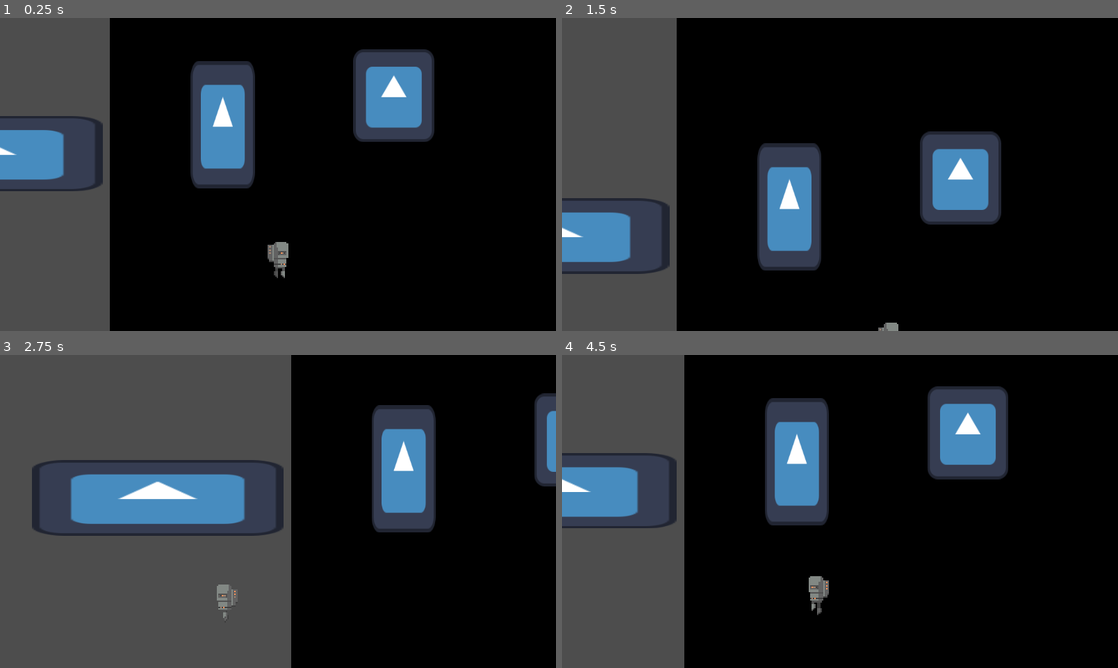
Above: before the commit, frames 1-4 (two rows, left to right).
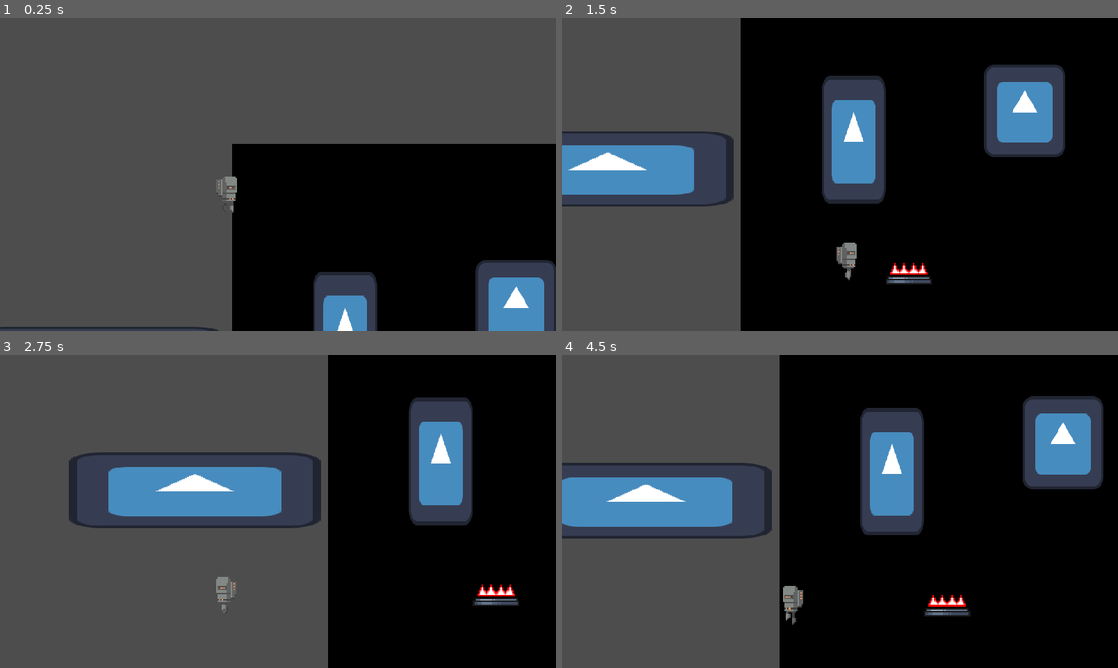
Above: after the commit, the same moments.

Repository: ricklusuardi/BuiltToScale2024
Game: Godot game, scene res://world.tscn
Two runs of this game, one before a commit and one after it. Both use one fixed random seed, a clock stepped at 60 frames per second and the inputs below. This scene is started directly instead of the project's main scene. The engine's default icon, where the game draws it, is replaced by a stand-in: a white triangle on a blue panel in a dark square.
Inputs:
- Up to frame 1 (0.25 s): no input
- Up to frame 2 (1.5 s): hold Right (ui_right) from 0.53 s (still down)
- Up to frame 3 (2.75 s): release Right (ui_right) at 2.03 s; hold Left (ui_left) from 2.03 s (still down)
- Up to frame 4 (4.5 s): release Left (ui_left) at 2.78 s; hold Right (ui_right) 2.78-4.28 s; hold Left (ui_left) from 4.28 s (still down)

The runs differ from the first frame. In frame 1, 51% of the frame differs, in the area x 0-100%, y 0-100%; in frame 2, 36%; in frame 3, 21%; in frame 4, 37%.

Commit message:
pushed test scene for new level workflow
also animated spikes
other stuff was done as well

Diff:
--- a/Level_End.tscn
+++ b/Level_End.tscn
@@ -1,23 +1,24 @@
 [gd_scene load_steps=5 format=3 uid="uid://ibm86xb3p6nq"]
 
 [ext_resource type="Script" path="res://Level_End.gd" id="1_g1ggk"]
-[ext_resource type="Texture2D" uid="uid://cph162th5vbs1" path="res://icon.svg" id="2_cyl41"]
 [ext_resource type="PackedScene" uid="uid://dgk0yj24ju0pi" path="res://WinScreen.tscn" id="2_e7jdy"]
+[ext_resource type="Texture2D" uid="uid://dqi1ixcji21ml" path="res://sprite/science lab/Tiles/tile075.png" id="4_6n1la"]
 
 [sub_resource type="RectangleShape2D" id="RectangleShape2D_rpq22"]
-size = Vector2(24, 283)
+size = Vector2(28, 274)
 
 [node name="LevelEnd" type="Area2D"]
 script = ExtResource("1_g1ggk")
 win_screen = ExtResource("2_e7jdy")
 
 [node name="CollisionShape2D" type="CollisionShape2D" parent="."]
-position = Vector2(0, -131.5)
+position = Vector2(0, -120)
 shape = SubResource("RectangleShape2D_rpq22")
 
-[node name="Sprite2D" type="Sprite2D" parent="CollisionShape2D"]
-position = Vector2(3, 7.5)
-scale = Vector2(0.242188, 2.11328)
-texture = ExtResource("2_cyl41")
+[node name="Tile075" type="Sprite2D" parent="CollisionShape2D"]
+position = Vector2(-77, 73)
+scale = Vector2(4, 4)
+texture = ExtResource("4_6n1la")
+flip_h = true
 
 [connection signal="body_entered" from="." to="." method="_on_body_entered"]
--- a/ScienceTilemap.tscn
+++ b/ScienceTilemap.tscn
@@ -1,7 +1,6 @@
-[gd_scene load_steps=5 format=3 uid="uid://bj4eqmbqr5u00"]
+[gd_scene load_steps=4 format=3 uid="uid://bj4eqmbqr5u00"]
 
 [ext_resource type="Texture2D" uid="uid://clbx2fb4qef6q" path="res://sprite/science lab/level_tileset.png" id="1_40w1y"]
-[ext_resource type="PackedScene" uid="uid://bawshwc6vy2s6" path="res://Chara.tscn" id="2_doweo"]
 
 [sub_resource type="TileSetAtlasSource" id="TileSetAtlasSource_dqoe3"]
 texture = ExtResource("1_40w1y")
@@ -412,7 +411,3 @@
 scale = Vector2(1.00155, 1.17016)
 tile_set = SubResource("TileSet_g43ut")
 format = 2
-layer_0/tile_data = PackedInt32Array(196609, 327681, 0, 196610, 393217, 0, 196611, 393217, 0, 196612, 393217, 0, 196613, 393217, 0, 196614, 393217, 0, 196615, 393217, 0, 196616, 393217, 0, 196617, 393217, 0, 196618, 393217, 0, 196619, 393217, 0, 196620, 458753, 0)
-
-[node name="Node2D" parent="." instance=ExtResource("2_doweo")]
-position = Vector2(186.71, 48.7113)
--- /dev/null
+++ b/level_ingredients.tscn
@@ -0,0 +1,19 @@
+[gd_scene load_steps=6 format=3 uid="uid://blg5406nu6s02"]
+
+[ext_resource type="PackedScene" uid="uid://ibm86xb3p6nq" path="res://Level_End.tscn" id="1_cp5dg"]
+[ext_resource type="PackedScene" uid="uid://p8ee8bjvhx4d" path="res://spikes.tscn" id="2_63wah"]
+[ext_resource type="PackedScene" uid="uid://smutpl3j4mml" path="res://pedana.tscn" id="3_020f1"]
+
+[sub_resource type="TileSetScenesCollectionSource" id="TileSetScenesCollectionSource_3tbn7"]
+scenes/1/scene = ExtResource("1_cp5dg")
+scenes/2/scene = ExtResource("2_63wah")
+scenes/3/scene = ExtResource("3_020f1")
+
+[sub_resource type="TileSet" id="TileSet_48126"]
+tile_size = Vector2i(32, 32)
+sources/0 = SubResource("TileSetScenesCollectionSource_3tbn7")
+
+[node name="LevelIngredients" type="TileMap"]
+position = Vector2(0, -1)
+tile_set = SubResource("TileSet_48126")
+format = 2
--- a/project.godot
+++ b/project.godot
@@ -72,3 +72,7 @@
 "events": [Object(InputEventKey,"resource_local_to_scene":false,"resource_name":"","device":0,"window_id":0,"alt_presse …(181 unchanged characters)…
 ]
 }
+
+[rendering]
+
+textures/canvas_textures/default_texture_filter=0
--- a/spikes.tscn
+++ b/spikes.tscn
@@ -1,13 +1,100 @@
-[gd_scene load_steps=2 format=3 uid="uid://p8ee8bjvhx4d"]
+[gd_scene load_steps=15 format=3 uid="uid://p8ee8bjvhx4d"]
 
 [ext_resource type="Script" path="res://Spikes.gd" id="1_fblfj"]
+[ext_resource type="Texture2D" uid="uid://bej65kwydfv2n" path="res://sprite/science lab/laser_spikes_idle.png" id="2_swcxf"]
+
+[sub_resource type="RectangleShape2D" id="RectangleShape2D_0l56s"]
+size = Vector2(26, 10)
+
+[sub_resource type="AtlasTexture" id="AtlasTexture_veepb"]
+atlas = ExtResource("2_swcxf")
+region = Rect2(0, 0, 32, 32)
+
+[sub_resource type="AtlasTexture" id="AtlasTexture_hg7ul"]
+atlas = ExtResource("2_swcxf")
+region = Rect2(32, 0, 32, 32)
+
+[sub_resource type="AtlasTexture" id="AtlasTexture_d3a75"]
+atlas = ExtResource("2_swcxf")
+region = Rect2(64, 0, 32, 32)
+
+[sub_resource type="AtlasTexture" id="AtlasTexture_4o2v3"]
+atlas = ExtResource("2_swcxf")
+region = Rect2(96, 0, 32, 32)
+
+[sub_resource type="AtlasTexture" id="AtlasTexture_vn5wr"]
+atlas = ExtResource("2_swcxf")
+region = Rect2(128, 0, 32, 32)
+
+[sub_resource type="AtlasTexture" id="AtlasTexture_df7xa"]
+atlas = ExtResource("2_swcxf")
+region = Rect2(160, 0, 32, 32)
+
+[sub_resource type="AtlasTexture" id="AtlasTexture_uv53k"]
+atlas = ExtResource("2_swcxf")
+region = Rect2(192, 0, 32, 32)
+
+[sub_resource type="AtlasTexture" id="AtlasTexture_url7a"]
+atlas = ExtResource("2_swcxf")
+region = Rect2(224, 0, 32, 32)
+
+[sub_resource type="AtlasTexture" id="AtlasTexture_jri52"]
+atlas = ExtResource("2_swcxf")
+region = Rect2(256, 0, 32, 32)
+
+[sub_resource type="AtlasTexture" id="AtlasTexture_dcpw2"]
+atlas = ExtResource("2_swcxf")
+region = Rect2(288, 0, 32, 32)
+
+[sub_resource type="SpriteFrames" id="SpriteFrames_bxwxm"]
+animations = [{
+"frames": [{
+"duration": 1.0,
+"texture": SubResource("AtlasTexture_veepb")
+}, {
+"duration": 1.0,
+"texture": SubResource("AtlasTexture_hg7ul")
+}, {
+"duration": 1.0,
+"texture": SubResource("AtlasTexture_d3a75")
+}, {
+"duration": 1.0,
+"texture": SubResource("AtlasTexture_4o2v3")
+}, {
+"duration": 1.0,
+"texture": SubResource("AtlasTexture_vn5wr")
+}, {
+"duration": 1.0,
+"texture": SubResource("AtlasTexture_df7xa")
+}, {
+"duration": 1.0,
+"texture": SubResource("AtlasTexture_uv53k")
+}, {
+"duration": 1.0,
+"texture": SubResource("AtlasTexture_url7a")
+}, {
+"duration": 1.0,
+"texture": SubResource("AtlasTexture_jri52")
+}, {
+"duration": 1.0,
+"texture": SubResource("AtlasTexture_dcpw2")
+}],
+"loop": true,
+"name": &"default",
+"speed": 5.0
+}]
 
 [node name="Spikes" type="Area2D"]
 script = ExtResource("1_fblfj")
 
-[node name="CollisionPolygon2D" type="CollisionPolygon2D" parent="."]
-polygon = PackedVector2Array(-6, 0, 0, -10, 6, 0)
+[node name="CollisionShape2D" type="CollisionShape2D" parent="."]
+y_sort_enabled = true
+position = Vector2(0, 11)
+shape = SubResource("RectangleShape2D_0l56s")
 
-[node name="Sprite2D" type="Sprite2D" parent="CollisionPolygon2D"]
+[node name="Sprite2D" type="AnimatedSprite2D" parent="CollisionShape2D"]
+position = Vector2(0, -11)
+sprite_frames = SubResource("SpriteFrames_bxwxm")
+frame_progress = 0.101352
 
 [connection signal="body_entered" from="." to="." method="_on_body_entered"]
--- /dev/null
+++ b/test.tscn
@@ -0,0 +1,38 @@
+[gd_scene load_steps=4 format=3 uid="uid://dwgdhp58ln1vv"]
+
+[ext_resource type="PackedScene" uid="uid://blg5406nu6s02" path="res://level_ingredients.tscn" id="1_fbscg"]
+[ext_resource type="PackedScene" uid="uid://dq0htwu4mlmi3" path="res://wind_area.tscn" id="2_1txa8"]
+[ext_resource type="PackedScene" uid="uid://bj4eqmbqr5u00" path="res://ScienceTilemap.tscn" id="2_umcl5"]
+
+[node name="Node2D" type="Node2D"]
+
+[node name="LevelIngredients" parent="." instance=ExtResource("1_fbscg")]
+position = Vector2(-2, -1)
+scale = Vector2(1.00155, 1.17016)
+layer_0/tile_data = PackedInt32Array(65537, 0, 131072, 65538, 0, 131072, 65539, 0, 131072, 65540, 0, 131072, 65544, 0, 65536, 262151, 0, 131072, 262152, 0, 131072, 262153, 0, 131072, 262154, 0, 131072, 262155, 0, 131072, 262156, 0, 131072, 262157, 0, 131072, 262158, 0, 131072)
+
+[node name="WindAreaRight" parent="." instance=ExtResource("2_1txa8")]
+editor_description = "qua bisogna aggiungere collsion shapes
+"
+scale = Vector2(1.00155, 1.17016)
+
+[node name="WindAreaLeft" parent="." instance=ExtResource("2_1txa8")]
+editor_description = "qua bisogna aggiungere collsion shapes "
+scale = Vector2(1.00155, 1.17016)
+
+[node name="ScianceLab" parent="." instance=ExtResource("2_umcl5")]
+layer_0/tile_data = PackedInt32Array(131073, 327681, 0, 131074, 393217, 0, 131075, 393217, 0, 131076, 393217, 0, 131077, 393217, 0, 131078, 393217, 0, 131079, 393217, 0, 131080, 393217, 0, 131081, 393217, 0, 131082, 458753, 0, 327687, 327681, 0, 327688, 393217, 0, 327689, 393217, 0, 327690, 393217, 0, 327691, 393217, 0, 327692, 393217, 0, 327693, 393217, 0, 327694, 393217, 0, 327695, 393217, 0, 327696, 458753, 0)
+
+[connection signal="body_entered" from="LevelIngredients/Spikes" to="LevelIngredients/Spikes" method="_on_body_entered"]
+[connection signal="body_entered" from="LevelIngredients/@Area2D@27302" to="LevelIngredients/@Area2D@27302" method="_on_body_entered"]
+[connection signal="body_entered" from="LevelIngredients/@Area2D@27303" to="LevelIngredients/@Area2D@27303" method="_on_body_entered"]
+[connection signal="body_entered" from="LevelIngredients/@Area2D@27304" to="LevelIngredients/@Area2D@27304" method="_on_body_entered"]
+[connection signal="body_entered" from="LevelIngredients/LevelEnd" to="LevelIngredients/LevelEnd" method="_on_body_entered"]
+[connection signal="body_entered" from="LevelIngredients/@Area2D@27305" to="LevelIngredients/@Area2D@27305" method="_on_body_entered"]
+[connection signal="body_entered" from="LevelIngredients/@Area2D@27306" to="LevelIngredients/@Area2D@27306" method="_on_body_entered"]
+[connection signal="body_entered" from="LevelIngredients/@Area2D@27307" to="LevelIngredients/@Area2D@27307" method="_on_body_entered"]
+[connection signal="body_entered" from="LevelIngredients/@Area2D@27308" to="LevelIngredients/@Area2D@27308" method="_on_body_entered"]
+[connection signal="body_entered" from="LevelIngredients/@Area2D@27309" to="LevelIngredients/@Area2D@27309" method="_on_body_entered"]
+[connection signal="body_entered" from="LevelIngredients/@Area2D@27310" to="LevelIngredients/@Area2D@27310" method="_on_body_entered"]
+[connection signal="body_entered" from="LevelIngredients/@Area2D@27311" to="LevelIngredients/@Area2D@27311" method="_on_body_entered"]
+[connection signal="body_entered" from="LevelIngredients/@Area2D@27312" to="LevelIngredients/@Area2D@27312" method="_on_body_entered"]
--- a/world.tscn
+++ b/world.tscn
@@ -23,9 +23,6 @@
 
 [node name="Spikes" parent="." instance=ExtResource("2_y1hf2")]
 position = Vector2(120, 216)
-
-[node name="CollisionPolygon2D" parent="Spikes" index="0"]
-position = Vector2(120, 17)
 
 [node name="CollisionPolygon2D2" type="CollisionPolygon2D" parent="Spikes"]
 position = Vector2(48, 18)
